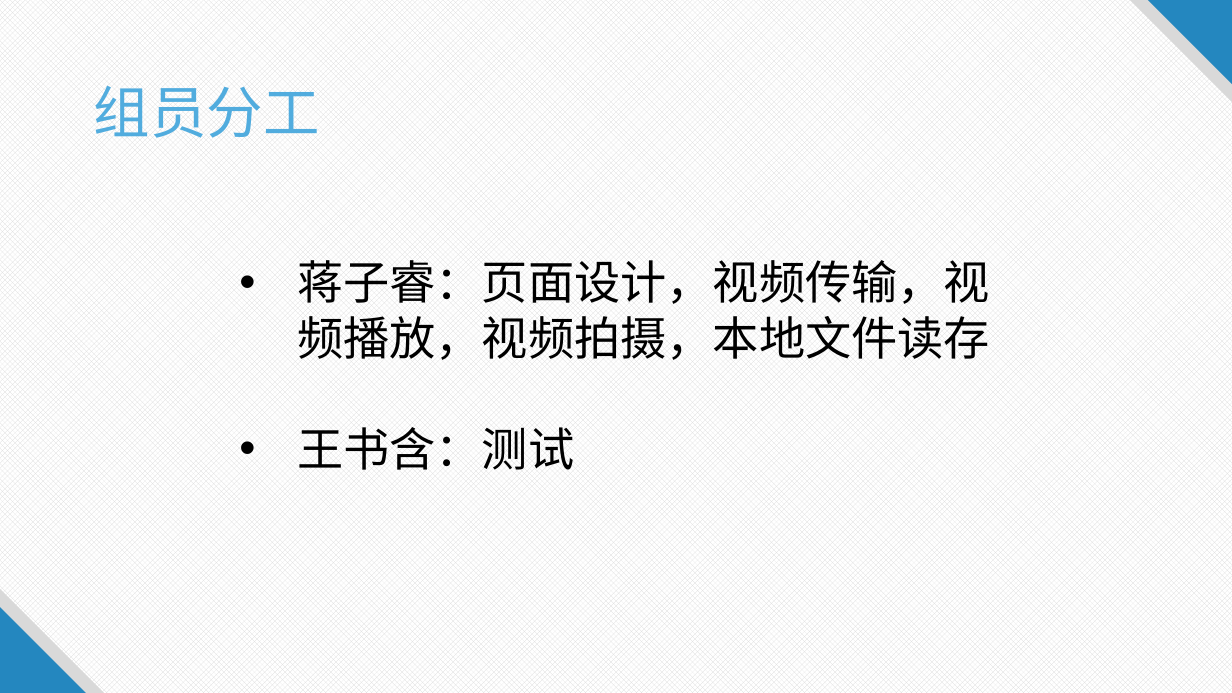
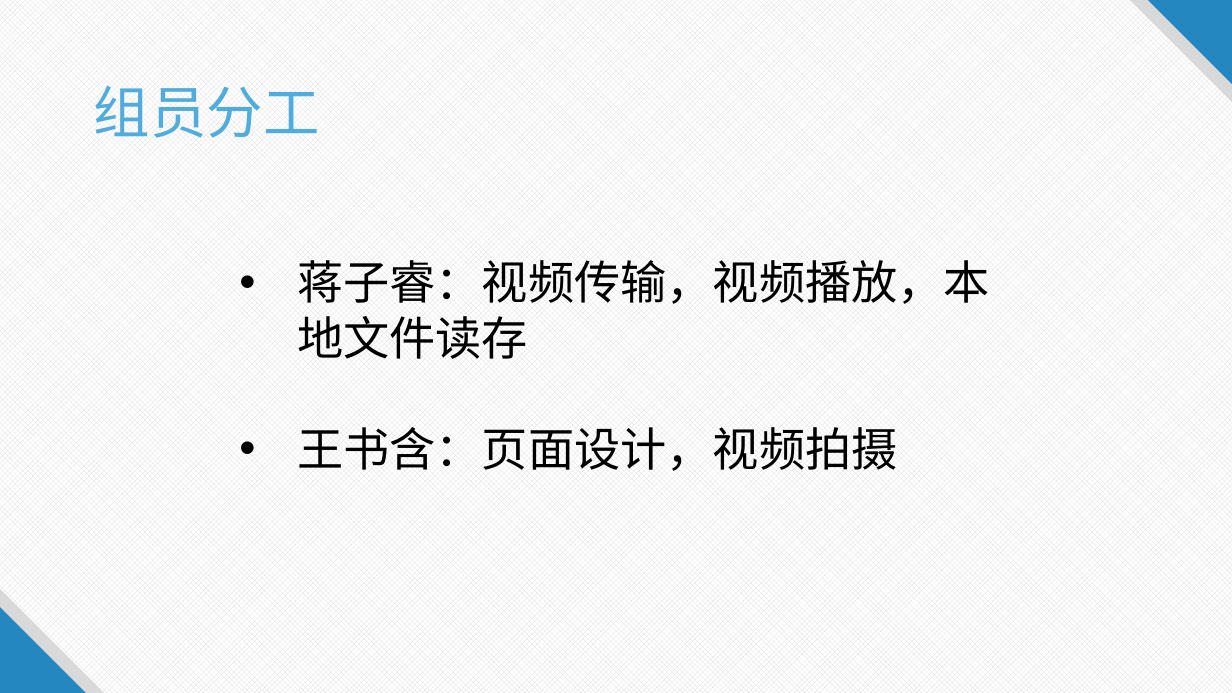
Before and after one commit to blahblah2333/android_miniDouYin, a slide deck: slide 7 of Mini抖音app设计.pptx. Drawn at 1232x693 pixels with LibreOffice and Linux fonts; fonts in the diff are those of the drawing. Boxes give left, top, right and bottom in pixels: in the first picture for what was removed or moved away, otherwise in the second. Text is boxed around its words. In the diff, an @@ line names an element or a change of style, - is before the commit and + after.

Commit message:
update slides

```diff
--- a/Mini抖音app设计.pptx
+++ b/Mini抖音app设计.pptx
@@ text at (297,260,990,471): text changed @@
-• 蒋子睿：页面设计，视频传输，视频播放，视频拍摄，本地文件读存
-• 王书含：测试
+• 蒋子睿：视频传输，视频播放，本地文件读存
+• 王书含：页面设计，视频拍摄
```
Also in this commit, not shown: 5 other slides changed.
